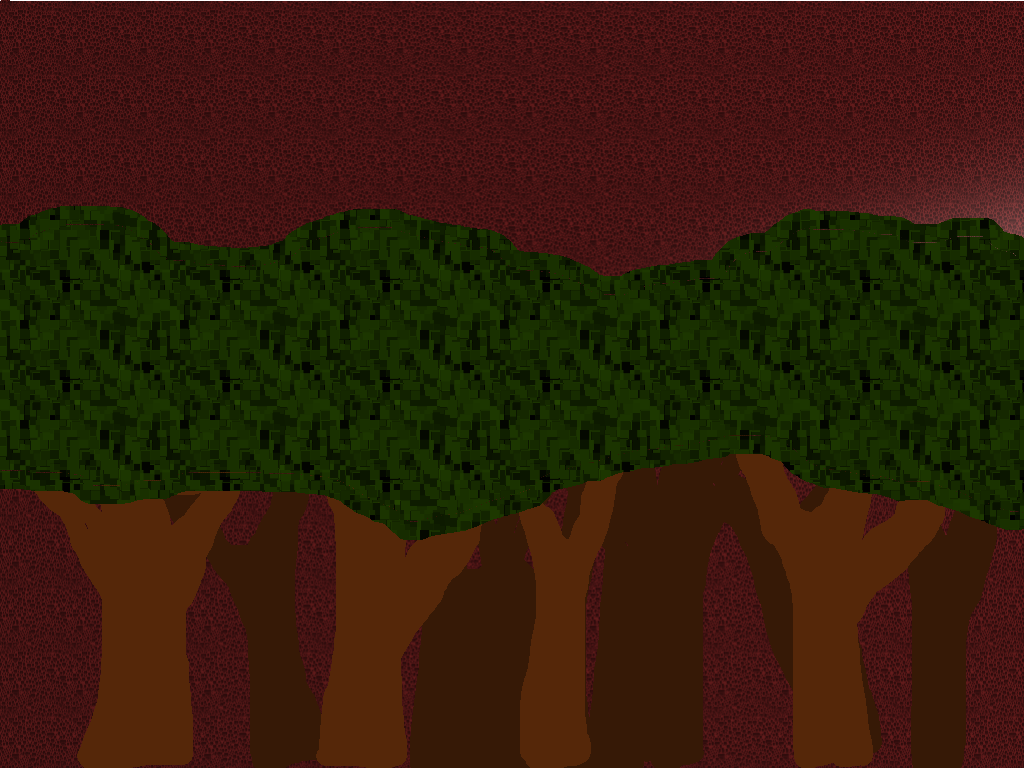
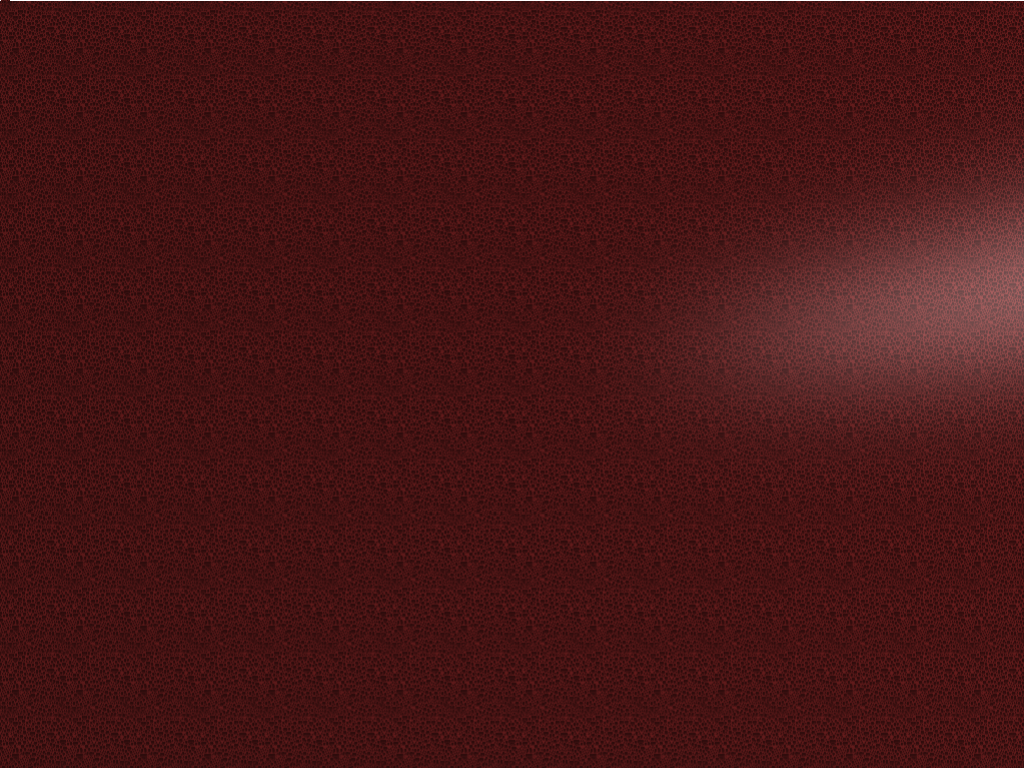
The second 1024 × 768 image is a revision of the first. Changes to its layers:
removed layer "Layer #1" over box(0, 206, 1024, 540)
removed layer "Layer #2" over box(33, 435, 950, 768)
removed layer "Layer #3" over box(146, 375, 998, 768)
